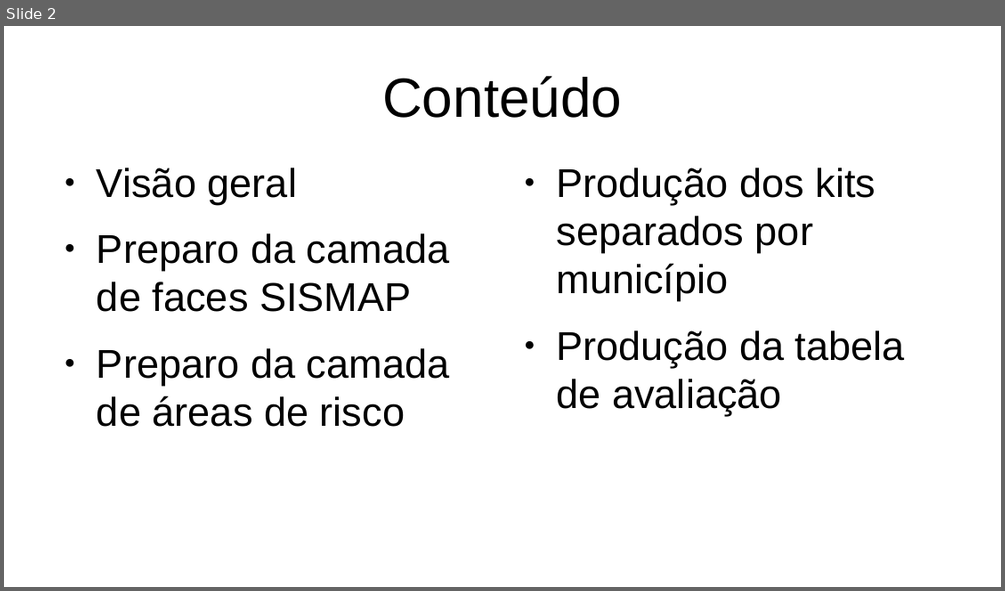
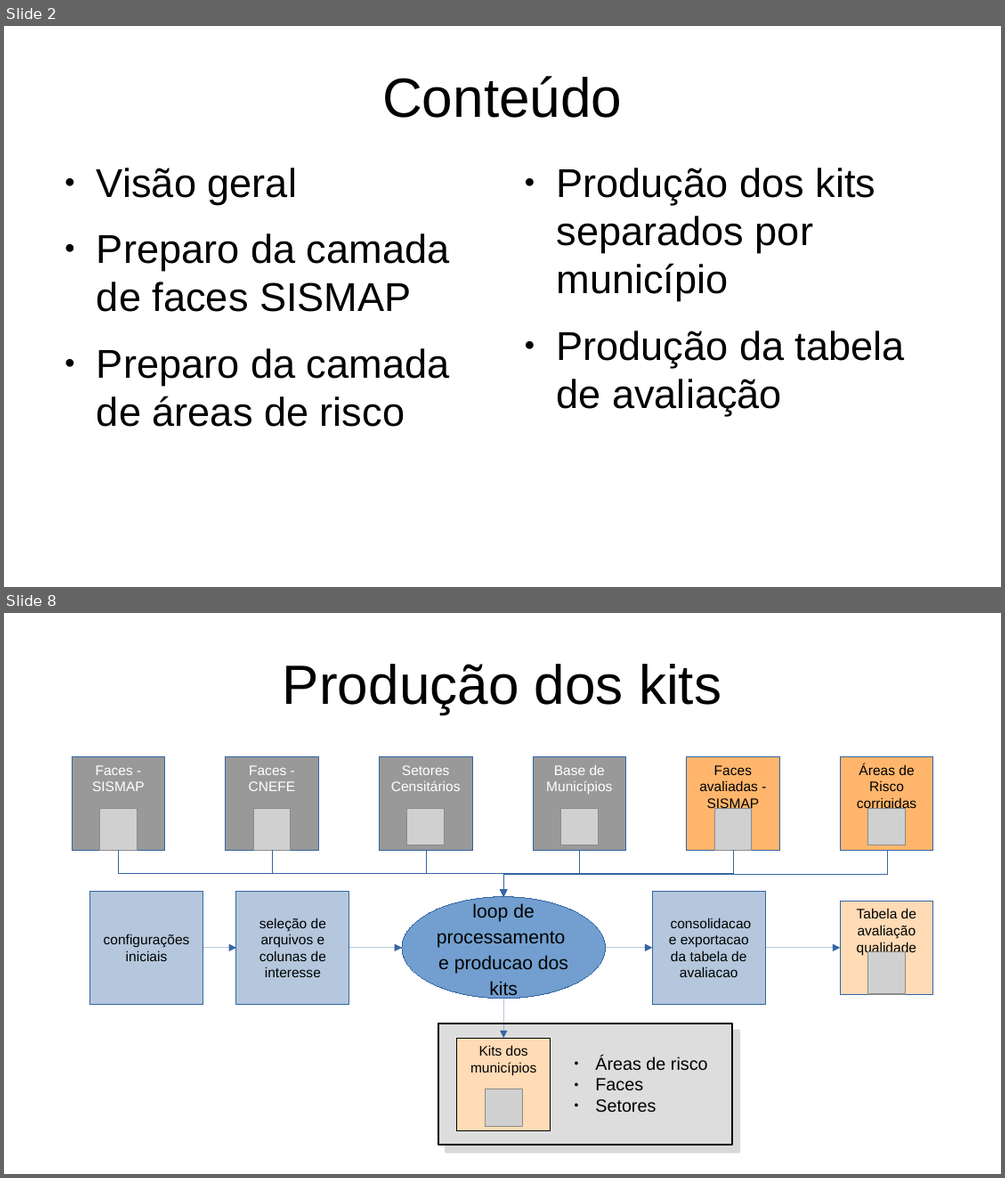
Before and after one commit to jcmartinssh/kits-BATER, a slide deck: apresentacao.odp. Shown one above the other, each under a label of ours: slide 2 before the commit, slides 2 and 8 after it; the slides between them are not shown. The pictures are 1005x591 and 1005x1178 pixels, drawn with LibreOffice and Linux fonts; fonts in the diff are those of the drawing; grey boxes stand for pictures. Boxes give left, top, right and bottom in pixels: in the first picture for what was removed or moved away, otherwise in the second. Text is boxed around its words. In the diff, an @@ line names an element or a change of style, - is before the commit and + after.

```diff
--- a/apresentacao.odp
+++ b/apresentacao.odp
@@ slide 8 added at (x1=4, y1=613, x2=1001, y2=1174), background #FFFFFF @@
@@ title added at (x1=283, y1=664, x2=721, y2=714), 44 pt, text #000000 @@
+Produção dos kits
@@ rectangle added at (x1=72, y1=757, x2=165, y2=850), fill #999999, outline #3465A4 0 pt, 11 pt, text #FFFFFF @@
+Faces - SISMAP
@@ rectangle added at (x1=226, y1=757, x2=319, y2=850), fill #999999, outline #3465A4 0 pt, 11 pt, text #FFFFFF @@
+Faces - CNEFE
@@ rectangle added at (x1=380, y1=757, x2=472, y2=850), fill #999999, outline #3465A4 0 pt, 11 pt, text #FFFFFF @@
+Setores Censitários
@@ rectangle added at (x1=534, y1=757, x2=626, y2=850), fill #999999, outline #3465A4 0 pt, 11 pt, text #FFFFFF @@
+Base de Municípios
@@ rectangle added at (x1=687, y1=757, x2=780, y2=850), fill #FFB66C, outline #3465A4 0 pt, 11 pt, text #000000 @@
+Faces avaliadas - SISMAP
@@ rectangle added at (x1=841, y1=757, x2=934, y2=850), fill #FFB66C, outline #3465A4 0 pt, 11 pt, text #000000 @@
+Áreas de Risco corrigidas
@@ picture added at (x1=100, y1=809, x2=137, y2=850) @@
@@ picture added at (x1=254, y1=809, x2=291, y2=850) @@
@@ picture added at (x1=407, y1=809, x2=445, y2=845) @@
@@ picture added at (x1=561, y1=809, x2=599, y2=845) @@
@@ picture added at (x1=715, y1=809, x2=752, y2=850) @@
@@ picture added at (x1=868, y1=809, x2=905, y2=845) @@
@@ elbow arrow added from (118, 850) to (503, 897), #3465A4 0 pt @@
@@ elbow arrow added from (272, 850) to (503, 897), #3465A4 0 pt @@
@@ elbow arrow added from (426, 850) to (503, 897), #3465A4 0 pt @@
@@ elbow arrow added from (579, 850) to (503, 897), #3465A4 0 pt @@
@@ elbow arrow added from (887, 850) to (503, 897), #3465A4 0 pt @@
@@ elbow line added from (733, 850) to (503, 897), #3465A4 0 pt @@
@@ rectangle added at (x1=90, y1=891, x2=203, y2=1004), fill #B4C7DC, outline #3465A4 0 pt, 11 pt, text #000000 @@
+configurações iniciais
@@ rectangle added at (x1=236, y1=891, x2=349, y2=1004), fill #B4C7DC, outline #3465A4 0 pt, 11 pt, text #000000 @@
+seleção de arquivos e colunas de interesse
@@ ellipse added at (x1=402, y1=897, x2=606, y2=998), fill #729FCF, outline #3465A4 0 pt, 15 pt, text #000000 @@
+loop de processamento e producao dos kits
@@ rectangle added at (x1=653, y1=891, x2=766, y2=1004), fill #B4C7DC, outline #3465A4 0 pt, 11 pt, text #000000 @@
+consolidacao e exportacao da tabela de avaliacao
@@ rectangle added at (x1=840, y1=900, x2=933, y2=994), fill #FFDBB6, outline #3465A4 0 pt, 11 pt, text #000000 @@
+Tabela de avaliação qualidade
@@ arrow added from (203, 948) to (236, 948), #3465A4 0 pt @@
@@ arrow added from (349, 948) to (402, 948), #3465A4 0 pt @@
@@ arrow added from (606, 948) to (653, 948), #3465A4 0 pt @@
@@ arrow added from (766, 948) to (840, 948), #3465A4 0 pt @@
@@ picture added at (x1=868, y1=952, x2=905, y2=994) @@
@@ arrow added from (503, 998) to (503, 1038), #3465A4 0 pt @@
@@ rectangle added at (x1=438, y1=1022, x2=732, y2=1145), fill #DDDDDD, outline #000000 1.45 pt, 14 pt, text #000000 @@
+● Áreas de risco
+● Faces
+● Setores
@@ rectangle added at (x1=457, y1=1038, x2=550, y2=1131), fill #FFDBB6, outline #000000 0 pt, 11 pt, text #000000 @@
+Kits dos municípios
@@ picture added at (x1=485, y1=1089, x2=522, y2=1126) @@
```
Also in this commit, not shown: 2 slides changed, 4 other slides added, 2 other files.
